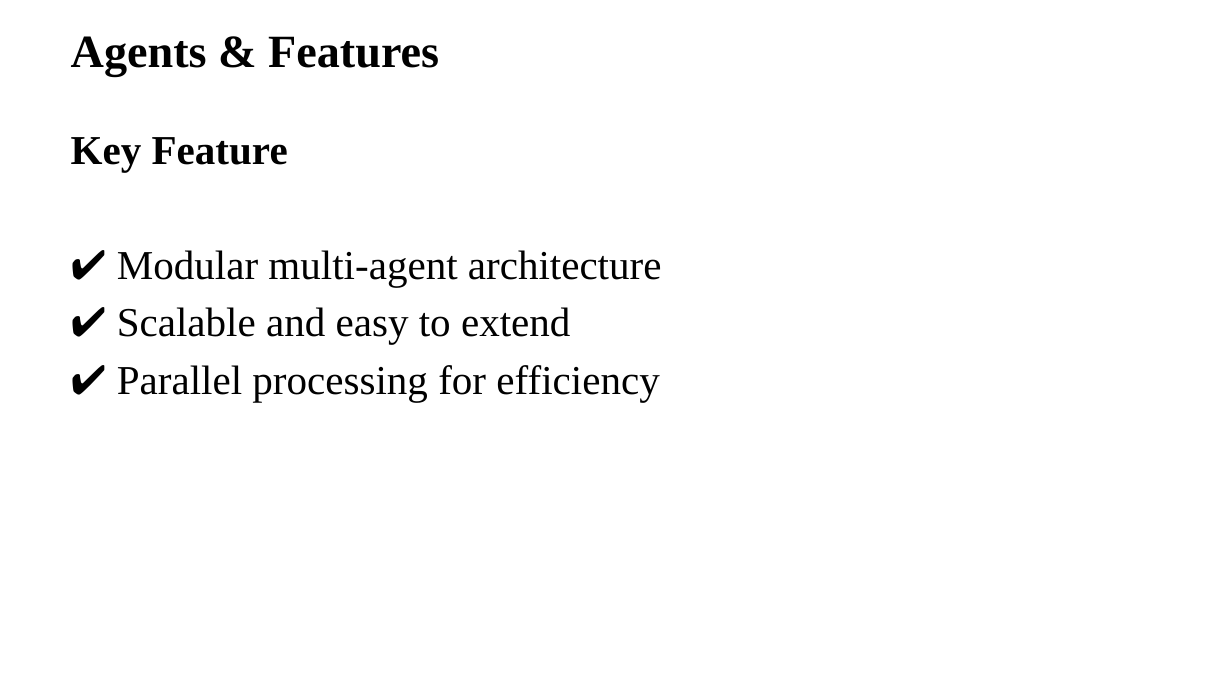
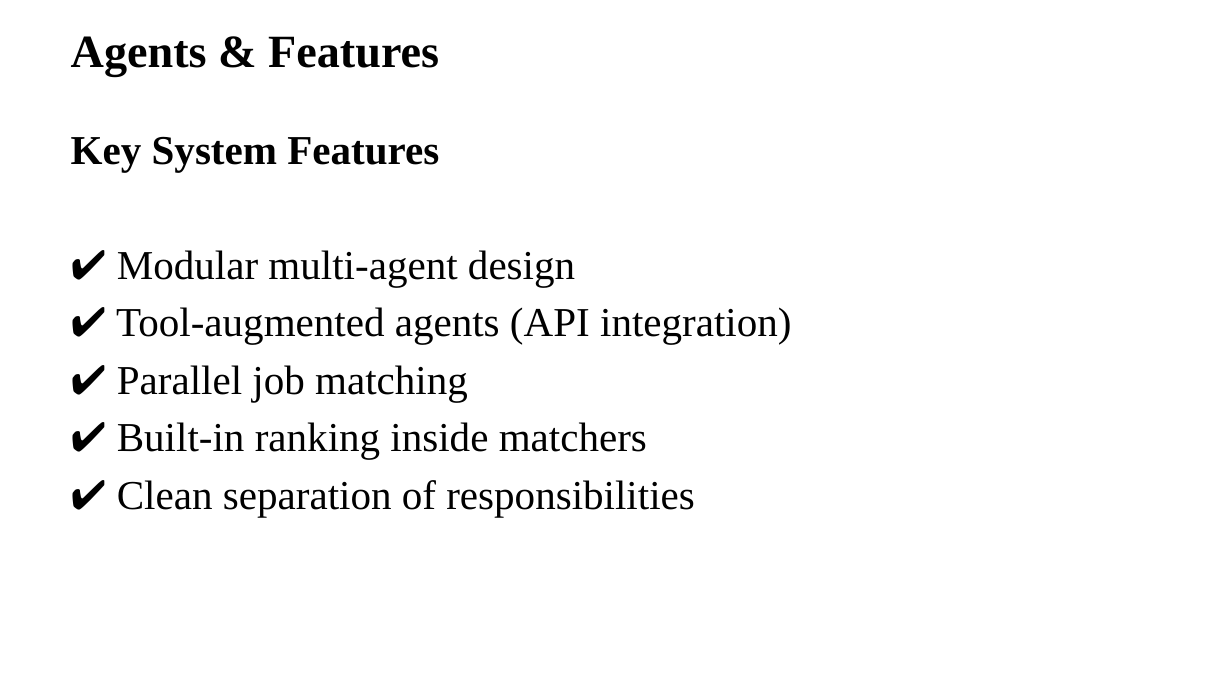
Before and after one commit to AMS-JR/ai-career-assistant, a slide deck: slide 17 of docs/presentation.pptx (slide 14 before the commit). Drawn at 1232x693 pixels with LibreOffice and Linux fonts; fonts in the diff are those of the drawing; background and template pictures are left out. Boxes give left, top, right and bottom in pixels: in the first picture for what was removed or moved away, otherwise in the second. Text is boxed around its words. In the diff, an @@ line names an element or a change of style, - is before the commit and + after.

```diff
--- a/docs/presentation.pptx
+++ b/docs/presentation.pptx
@@ text at (71,136,791,517): text changed @@
-Key Feature
-✔ Modular multi-agent architecture
-✔ Scalable and easy to extend
-✔ Parallel processing for efficiency
+Key System Features
+✔ Modular multi-agent design
+✔ Tool-augmented agents (API integration)
+✔ Parallel job matching
+✔ Built-in ranking inside matchers
+✔ Clean separation of responsibilities
```
Also in this commit, not shown: 13 other slides changed, 14 slides added, 8 other files.
